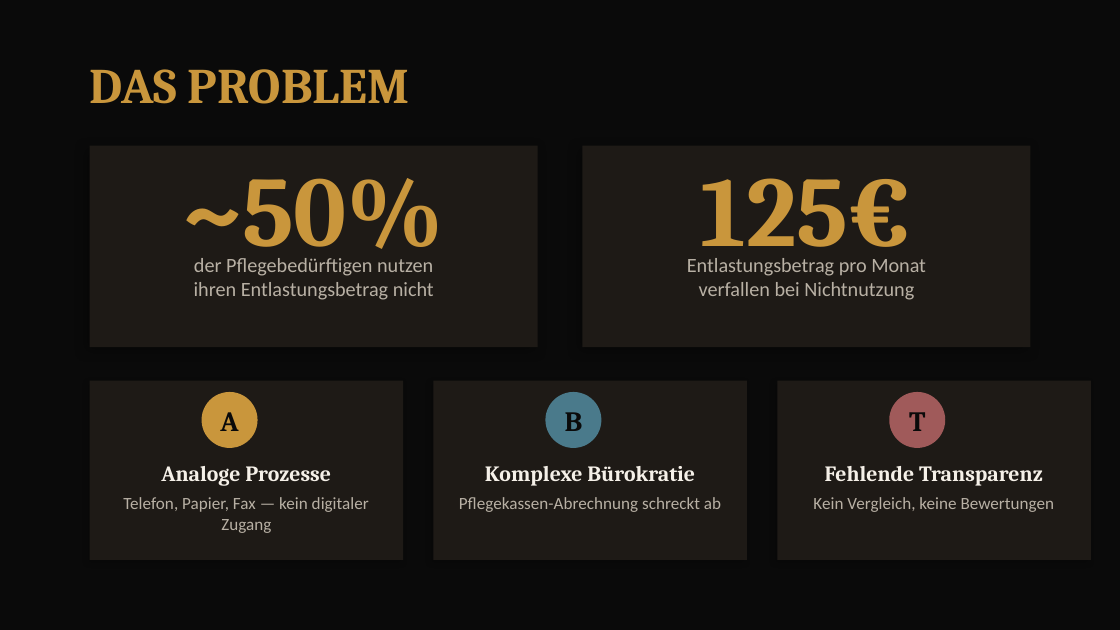
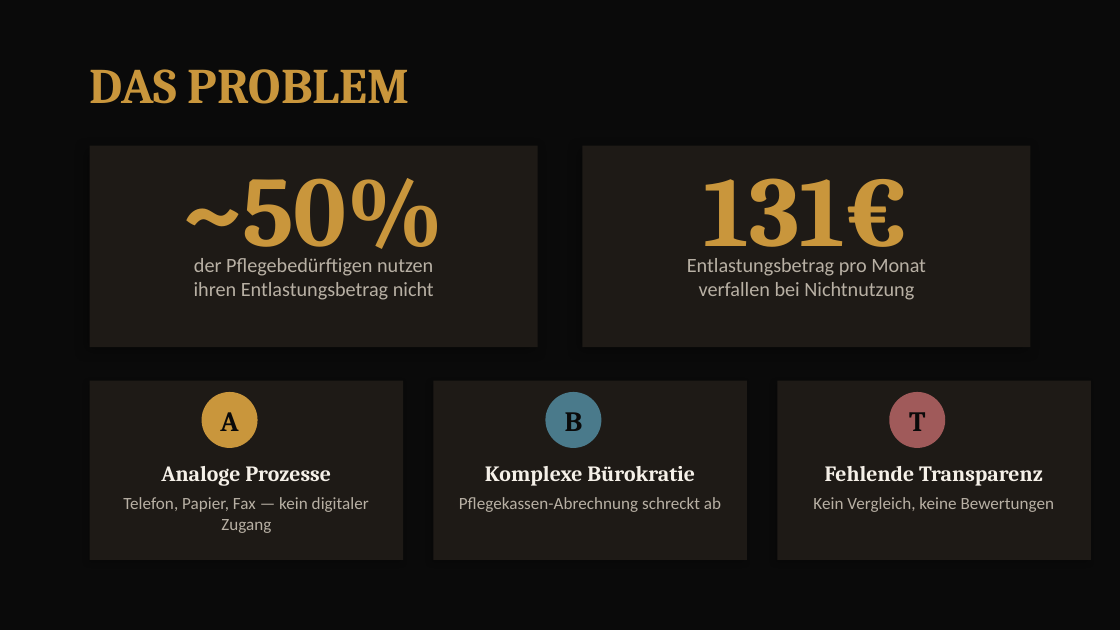
Before and after one commit to YusufFerhatDemir/alltagsengel, a slide deck: slide 2 of Alltagsengel_Pitch_Deck_2026.pptx. Drawn at 1120x630 pixels with LibreOffice and Linux fonts; fonts in the diff are those of the drawing. Boxes give left, top, right and bottom in pixels: in the first picture for what was removed or moved away, otherwise in the second. Text is boxed around its words. In the diff, an @@ line names an element or a change of style, - is before the commit and + after.

```diff
--- a/Alltagsengel_Pitch_Deck_2026.pptx
+++ b/Alltagsengel_Pitch_Deck_2026.pptx
@@ text at box(704, 178, 910, 267): text changed @@
-125€
+131€
```
Also in this commit, not shown: 1 other slide changed, 15 other files.
